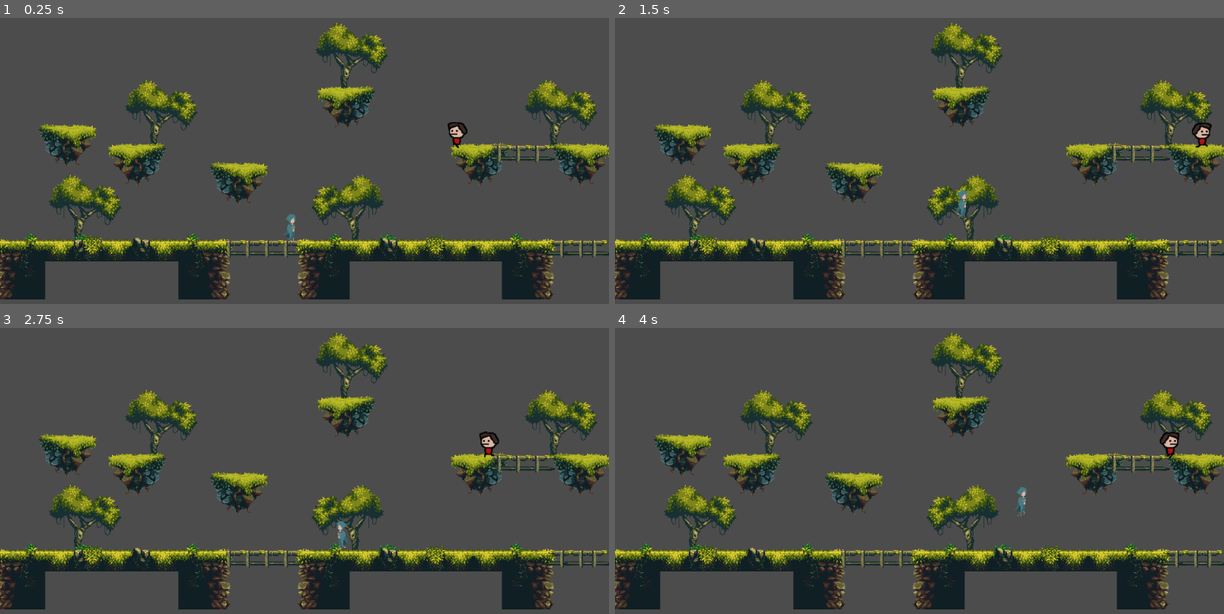
Above: before the commit, frames 1-4 (two rows, left to right).
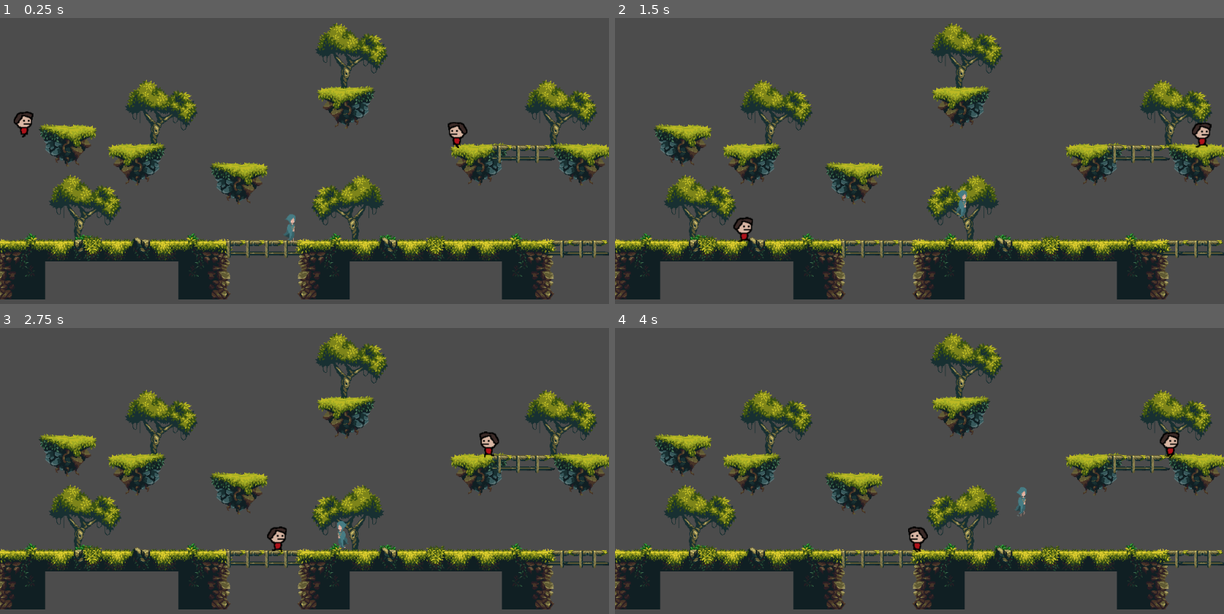
Above: after the commit, the same moments.

Repository: forde-dev/fjord
Game: Godot game, scene res://Scenes/player.tscn
Same seed, same stepped clock (60 frames per second), same inputs: the game is played once before the commit and once after it.
Inputs:
- Up to frame 1 (0.25 s): no input
- Up to frame 2 (1.5 s): hold Right (ui_right) from 0.53 s (still down); tap Space (ui_select) at 0.6, 0.77, 1.07, 1.35 s
- Up to frame 3 (2.75 s): tap Space (ui_select) at 1.52, 1.82, 2.1 s; release Right (ui_right) at 2.03 s; hold Left (ui_left) from 2.03 s (still down)
- Up to frame 4 (4 s): release Left (ui_left) at 2.78 s; hold Right (ui_right) from 2.78 s (still down); tap Space (ui_select) at 2.85, 3.02, 3.32, 3.6, 3.77 s

The runs differ from the first frame. In frame 1, 0.2% of the frame differs, in the area x 2-6%, y 32-42%; in frame 2, 0.2%; in frame 3, 0.2%; in frame 4, 0.2%, in the area x 48-52%, y 69-79%.
Error after the commit: Invalid call. Nonexistent function 'dead' in base 'KinematicBody2D (player.tscn::18)'. (res://Scripts/Enemy.gd:50)

Commit message:
added second enemy

Diff:
--- a/Scenes/player.tscn
+++ b/Scenes/player.tscn
@@ -1,39 +1,38 @@
 [gd_scene load_steps=55 format=2]
 
 [ext_resource path="res://assets/tileset/tileset.png" type="Texture" id=1]
-[ext_resource path="res://Scripts/player.gd" type="Script" id=2]
-[ext_resource path="res://assets/player/Action_01.png" type="Texture" id=3]
-[ext_resource path="res://assets/player/Action_02.png" type="Texture" id=4]
-[ext_resource path="res://assets/player/Action_03.png" type="Texture" id=5]
-[ext_resource path="res://assets/player/Action_04.png" type="Texture" id=6]
-[ext_resource path="res://assets/player/Action_05.png" type="Texture" id=7]
-[ext_resource path="res://assets/player/Action_06.png" type="Texture" id=8]
-[ext_resource path="res://assets/player/Action_07.png" type="Texture" id=9]
-[ext_resource path="res://assets/player/Action_08.png" type="Texture" id=10]
-[ext_resource path="res://assets/player/Action_09.png" type="Texture" id=11]
-[ext_resource path="res://assets/player/Action_10.png" type="Texture" id=12]
-[ext_resource path="res://assets/player/Action_11.png" type="Texture" id=13]
-[ext_resource path="res://assets/player/Action_12.png" type="Texture" id=14]
-[ext_resource path="res://assets/player/Action_13.png" type="Texture" id=15]
-[ext_resource path="res://assets/player/Action_14.png" type="Texture" id=16]
-[ext_resource path="res://assets/player/Action_15.png" type="Texture" id=17]
-[ext_resource path="res://assets/player/Action_16.png" type="Texture" id=18]
-[ext_resource path="res://assets/player/Action_17.png" type="Texture" id=19]
-[ext_resource path="res://assets/player/Action_18.png" type="Texture" id=20]
-[ext_resource path="res://assets/player/Action_19.png" type="Texture" id=21]
-[ext_resource path="res://assets/player/Action_20.png" type="Texture" id=22]
-[ext_resource path="res://assets/player/Idle_01.png" type="Texture" id=23]
-[ext_resource path="res://assets/player/Idle_02.png" type="Texture" id=24]
-[ext_resource path="res://assets/player/Idle_03.png" type="Texture" id=25]
-[ext_resource path="res://assets/player/Idle_04.png" type="Texture" id=26]
-[ext_resource path="res://assets/player/Idle_05.png" type="Texture" id=27]
-[ext_resource path="res://assets/player/Walk_01.png" type="Texture" id=28]
-[ext_resource path="res://assets/player/Walk_02.png" type="Texture" id=29]
-[ext_resource path="res://assets/player/Walk_03.png" type="Texture" id=30]
-[ext_resource path="res://assets/player/Walk_04.png" type="Texture" id=31]
-[ext_resource path="res://assets/player/Walk_05.png" type="Texture" id=32]
-[ext_resource path="res://assets/player/Walk_06.png" type="Texture" id=33]
-[ext_resource path="res://Scenes/Enemy.tscn" type="PackedScene" id=34]
+[ext_resource path="res://assets/player/Action_01.png" type="Texture" id=2]
+[ext_resource path="res://assets/player/Action_02.png" type="Texture" id=3]
+[ext_resource path="res://assets/player/Action_03.png" type="Texture" id=4]
+[ext_resource path="res://assets/player/Action_04.png" type="Texture" id=5]
+[ext_resource path="res://assets/player/Action_05.png" type="Texture" id=6]
+[ext_resource path="res://assets/player/Action_06.png" type="Texture" id=7]
+[ext_resource path="res://assets/player/Action_07.png" type="Texture" id=8]
+[ext_resource path="res://assets/player/Action_08.png" type="Texture" id=9]
+[ext_resource path="res://assets/player/Action_09.png" type="Texture" id=10]
+[ext_resource path="res://assets/player/Action_10.png" type="Texture" id=11]
+[ext_resource path="res://assets/player/Action_11.png" type="Texture" id=12]
+[ext_resource path="res://assets/player/Action_12.png" type="Texture" id=13]
+[ext_resource path="res://assets/player/Action_13.png" type="Texture" id=14]
+[ext_resource path="res://assets/player/Action_14.png" type="Texture" id=15]
+[ext_resource path="res://assets/player/Action_15.png" type="Texture" id=16]
+[ext_resource path="res://assets/player/Action_16.png" type="Texture" id=17]
+[ext_resource path="res://assets/player/Action_17.png" type="Texture" id=18]
+[ext_resource path="res://assets/player/Action_18.png" type="Texture" id=19]
+[ext_resource path="res://assets/player/Action_19.png" type="Texture" id=20]
+[ext_resource path="res://assets/player/Action_20.png" type="Texture" id=21]
+[ext_resource path="res://assets/player/Idle_01.png" type="Texture" id=22]
+[ext_resource path="res://assets/player/Idle_02.png" type="Texture" id=23]
+[ext_resource path="res://assets/player/Idle_03.png" type="Texture" id=24]
+[ext_resource path="res://assets/player/Idle_04.png" type="Texture" id=25]
+[ext_resource path="res://assets/player/Idle_05.png" type="Texture" id=26]
+[ext_resource path="res://assets/player/Walk_01.png" type="Texture" id=27]
+[ext_resource path="res://assets/player/Walk_02.png" type="Texture" id=28]
+[ext_resource path="res://assets/player/Walk_03.png" type="Texture" id=29]
+[ext_resource path="res://assets/player/Walk_04.png" type="Texture" id=30]
+[ext_resource path="res://assets/player/Walk_05.png" type="Texture" id=31]
+[ext_resource path="res://assets/player/Walk_06.png" type="Texture" id=32]
+[ext_resource path="res://Scenes/Enemy.tscn" type="PackedScene" id=33]
 
 [sub_resource type="ConvexPolygonShape2D" id=1]
 points = PoolVector2Array( 0, 32, 96, 32, 96, 128, 0, 128 )
@@ -351,29 +350,122 @@
 } ]
 16/z_index = 0
 
-[sub_resource type="SpriteFrames" id=18]
+[sub_resource type="GDScript" id=18]
+script/source = "\"\"\"
+Player script
+\"\"\"
+extends KinematicBody2D
+
+export (int) var run_speed: int = 100
+export (int) var jump_speed: int = -400
+export (int) var gravity: int = 1200
+
+var velocity: Vector2 = Vector2()
+var jumping: bool = false
+
+
+func play_animation(animation: String, flip=null) -> void:
+	\"\"\"
+	Play Animation is used to change or flip an animated
+	sprite, max possible arguments is 2
+
+	animation:
+		type: string
+		description:
+			reference to the animation to play
+	flip:
+		type: optionally boole
+		description:
+			flips sprite horizontally if true
+
+	returns:
+		void
+	\"\"\"
+	if not $Sprite.is_playing():
+		$Sprite.play(animation)
+
+	if $Sprite.animation != animation:
+		$Sprite.animation = animation
+
+	if flip != null:
+		if flip:
+			$Sprite.flip_h = true
+		else:
+			$Sprite.flip_h = false
+
+
+func get_input() -> void:
+	\"\"\"
+	Get Input takes the input from the user in order to control
+	the player
+
+	returns:
+		void
+	\"\"\"
+	velocity.x = 0
+	var right = Input.is_action_pressed('ui_right')
+	var left = Input.is_action_pressed('ui_left')
+	var jump = Input.is_action_just_pressed('ui_select')
+
+	if jump and is_on_floor():
+		jumping = true
+		velocity.y = jump_speed
+
+	if right:
+		velocity.x += run_speed
+		play_animation('walk', false)
+
+	if left:
+		play_animation('walk', true)
+		velocity.x -= run_speed
+
+	if velocity.x == 0:
+		play_animation('idle')
+
+
+func _physics_process(delta: float) -> void:
+	\"\"\"
+	Physics Process is a standard function used to process physics
+	of the game
+
+	delta:
+		type: float
+		description:
+			lenght of time to process last freme
+
+	returns:
+		void
+	\"\"\"
+	get_input()
+	velocity.y += gravity * delta
+	if jumping and is_on_floor():
+		jumping = false
+	velocity = move_and_slide(velocity, Vector2(0, -1))
+	"
+
+[sub_resource type="SpriteFrames" id=19]
 animations = [ {
-"frames": [ ExtResource( 3 ), ExtResource( 4 ), ExtResource( 5 ), ExtResource( 6 ), ExtResource( 7 ), ExtResource( 8 ), ExtResource( 9 ), ExtResource( 10 ), ExtResource( 11 ), ExtResource( 12 ), ExtResource( 13 ), ExtResource( 14 ), ExtResource( 15 ), ExtResource( 16 ), ExtResource( 17 ), ExtResource( 18 ), ExtResource( 19 ), ExtResource( 20 ), ExtResource( 21 ), ExtResource( 22 ) ],
+"frames": [ ExtResource( 2 ), ExtResource( 3 ), ExtResource( 4 ), ExtResource( 5 ), ExtResource( 6 ), ExtResource( 7 ), ExtResource( 8 ), ExtResource( 9 ), ExtResource( 10 ), ExtResource( 11 ), ExtResource( 12 ), ExtResource( 13 ), ExtResource( 14 ), ExtResource( 15 ), ExtResource( 16 ), ExtResource( 17 ), ExtResource( 18 ), ExtResource( 19 ), ExtResource( 20 ), ExtResource( 21 ) ],
 "loop": true,
 "name": "action",
 "speed": 5.0
 }, {
-"frames": [ ExtResource( 23 ), ExtResource( 24 ), ExtResource( 25 ), ExtResource( 26 ), ExtResource( 27 ) ],
+"frames": [ ExtResource( 22 ), ExtResource( 23 ), ExtResource( 24 ), ExtResource( 25 ), ExtResource( 26 ) ],
 "loop": true,
 "name": "idle",
 "speed": 5.0
 }, {
-"frames": [ ExtResource( 28 ), ExtResource( 29 ), ExtResource( 30 ), ExtResource( 31 ), ExtResource( 32 ), ExtResource( 33 ) ],
+"frames": [ ExtResource( 27 ), ExtResource( 28 ), ExtResource( 29 ), ExtResource( 30 ), ExtResource( 31 ), ExtResource( 32 ) ],
 "loop": true,
 "name": "walk",
 "speed": 5.0
 } ]
 
-[sub_resource type="CapsuleShape2D" id=19]
+[sub_resource type="CapsuleShape2D" id=20]
 radius = 8.29562
 height = 30.7678
 
-[sub_resource type="LargeTexture" id=20]
+[sub_resource type="LargeTexture" id=21]
 
 [node name="Node" type="Node"]
 
@@ -386,26 +478,29 @@
 
 [node name="Player" type="KinematicBody2D" parent="."]
 position = Vector2( 492, 372 )
-script = ExtResource( 2 )
+script = SubResource( 18 )
 
 [node name="Sprite" type="AnimatedSprite" parent="Player"]
 position = Vector2( -0.121975, -3.0181 )
-frames = SubResource( 18 )
+frames = SubResource( 19 )
 animation = "action"
-frame = 7
+frame = 10
 playing = true
 
 [node name="Collision" type="CollisionShape2D" parent="Player"]
 visible = false
 position = Vector2( -1.37592, 3.91624 )
-shape = SubResource( 19 )
+shape = SubResource( 20 )
 
 [node name="ParallaxBackground" type="ParallaxBackground" parent="."]
 
 [node name="clouds" type="ParallaxLayer" parent="ParallaxBackground"]
 
 [node name="Sprite" type="Sprite" parent="ParallaxBackground/clouds"]
-texture = SubResource( 20 )
-
-[node name="Enemy" parent="." instance=ExtResource( 34 )]
+texture = SubResource( 21 )
+
+[node name="Enemy" parent="." instance=ExtResource( 33 )]
 position = Vector2( 772.692, 195.894 )
+
+[node name="Enemy2" parent="." instance=ExtResource( 33 )]
+position = Vector2( 35.9726, 165.35 )
